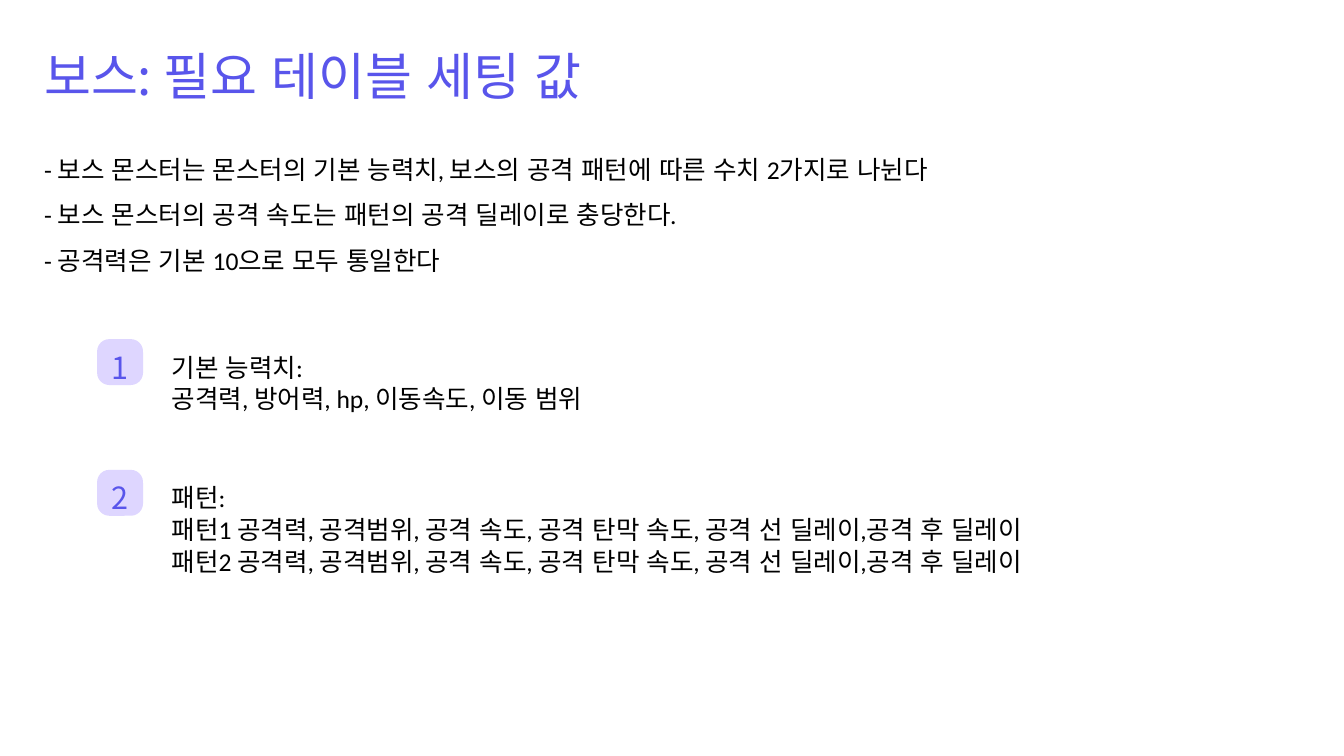
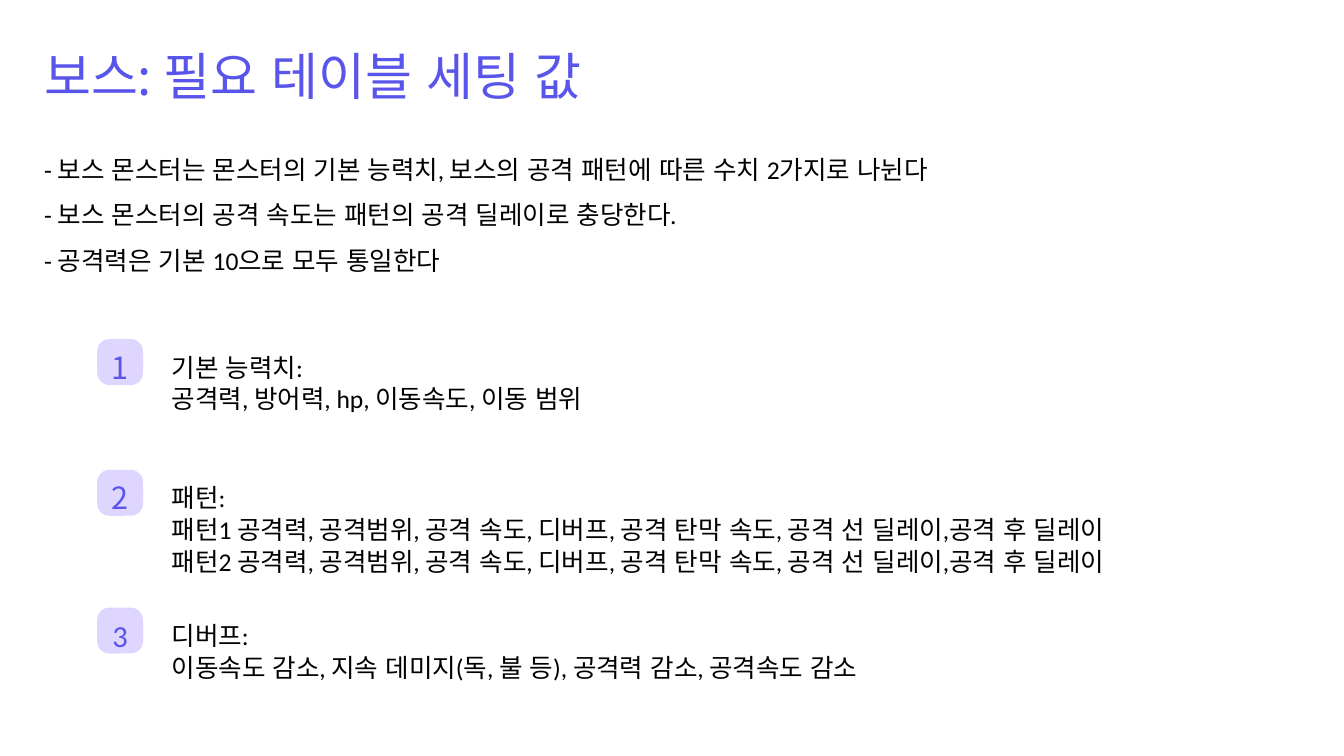
Before and after one commit to sms3072/wepatens, a slide deck: slide 1 of contents/동물서바이벌/보스 컨셉_패턴용.pptx. Drawn at 1344x756 pixels with LibreOffice and Linux fonts; fonts in the diff are those of the drawing. Boxes give left, top, right and bottom in pixels: in the first picture for what was removed or moved away, otherwise in the second. Text is boxed around its words. In the diff, an @@ line names an element or a change of style, - is before the commit and + after.

```diff
--- a/contents/동물서바이벌/보스 컨셉_패턴용.pptx
+++ b/contents/동물서바이벌/보스 컨셉_패턴용.pptx
@@ text at [172,486,1027,574]: text changed @@
-패턴:
-패턴1 공격력, 공격범위, 공격 속도, 공격 탄막 속도, 공격 선 딜레이,공격 후 딜레이
-패턴2 공격력, 공격범위, 공격 속도, 공격 탄막 속도, 공격 선 딜레이,공격 후 딜레이
+패턴:
+패턴1 공격력, 공격범위, 공격 속도, 디버프, 공격 탄막 속도, 공격 선 딜레이,공격 후 딜레이
+패턴2 공격력, 공격범위, 공격 속도, 디버프, 공격 탄막 속도, 공격 선 딜레이,공격 후 딜레이
@@ rounded rectangle added at [97,607,144,654], fill #DED6FF @@
@@ text added at [112,627,127,655], 26.2 pt, text #5955EB @@
+3
@@ text added at [172,624,857,681], 21.9 pt, text #000000 @@
+디버프:
+이동속도 감소, 지속 데미지(독, 불 등), 공격력 감소, 공격속도 감소
```
Also in this commit, not shown: 20 other slides changed, 16 other files.
